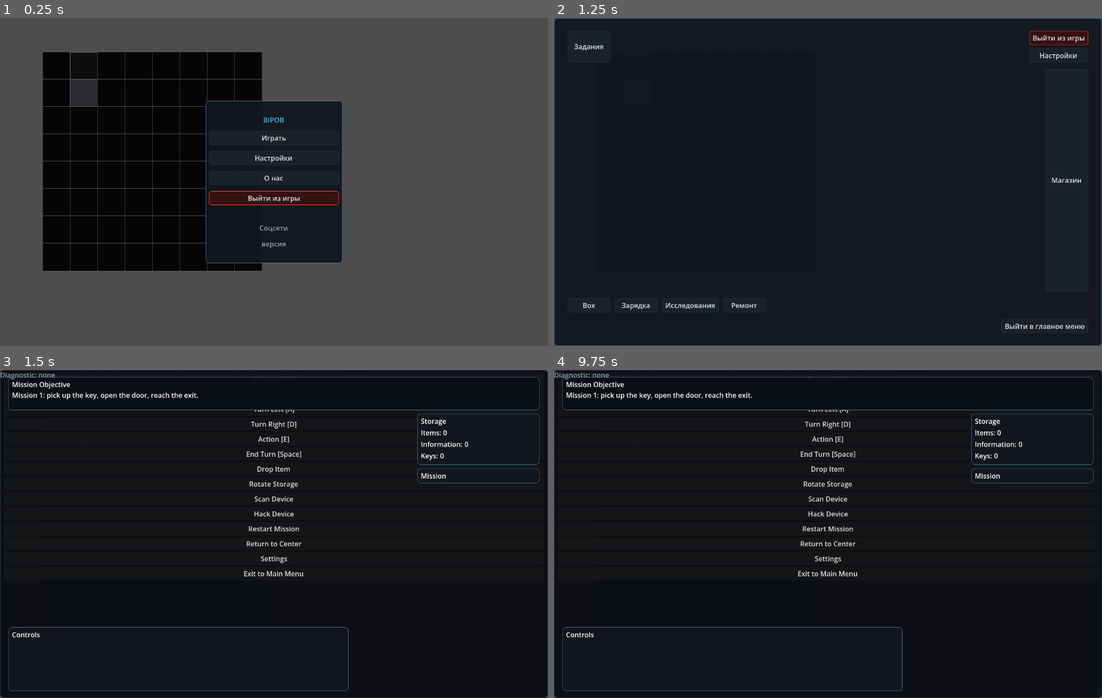
Above: before the commit, frames 1-4 (two rows, left to right).
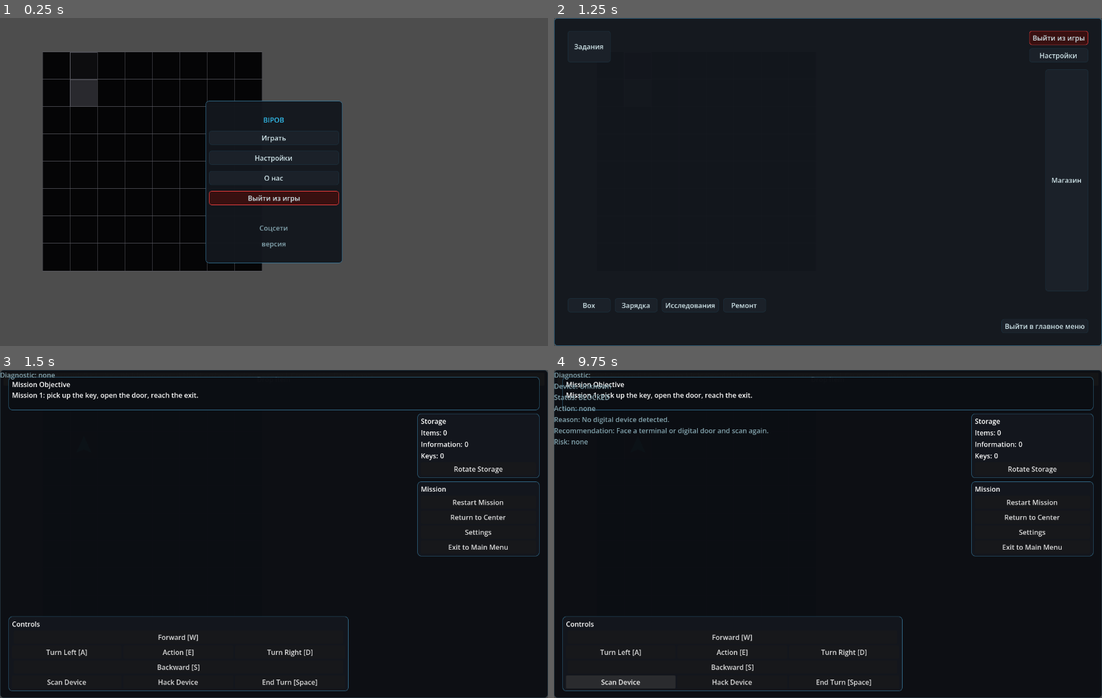
Above: after the commit, the same moments.

Repository: JUSTConnect/bibop
Game: Godot game, scene res://scenes/main.tscn
Same seed, same stepped clock (60 frames per second), same inputs: the game is played once before the commit and once after it.
Inputs:
- Up to frame 1 (0.25 s): no input
- Up to frame 2 (1.25 s): click "Играть" at 0.5 s
- Up to frame 3 (1.5 s): click "Задания" at 1.25 s
- Up to frame 4 (9.75 s): click "Restart Mission" at 2 s; click "Restart Mission" at 2.75 s; click "Restart Mission" at 3.5 s; click "Forward [W]" at 4.25 s; click "Drop Item" at 5 s; click "Rotate Storage" at 5.75 s; click "Turn Left [A]" at 6.5 s; click "Turn Right [D]" at 7.25 s; click "Action [E]" at 8 s; click "End Turn [Space]" at 8.75 s; click "Scan Device" at 9.5 s

Frames 1-2 are identical in both runs. In frame 3, 2.6% of the frame differs, in the area x 1-99%, y 12-97%; in frame 4, 3.4%, in the area x 0-99%, y 1-97%.

Commit message:
Fix runtime HUD button reparent crashes

Diff:
--- a/scripts/ui/game_ui.gd
+++ b/scripts/ui/game_ui.gd
@@ -2962,6 +2962,17 @@
 	return 190.0
 
 
+func _safe_reparent_control(control: Control, new_parent: Node) -> void:
+	if control == null or new_parent == null:
+		return
+	var current_parent: Node = control.get_parent()
+	if current_parent == new_parent:
+		return
+	if current_parent != null:
+		current_parent.remove_child(control)
+	new_parent.add_child(control)
+
+
 func _apply_runtime_hud_layout() -> void:
 	if command_panel == null:
 		return
@@ -3061,7 +3072,7 @@
 	storage_vbox.add_child(rotate_row)
 	if rotate_storage_button != null:
 		rotate_storage_button.text = "Rotate Storage"
-		rotate_row.add_child(rotate_storage_button)
+		_safe_reparent_control(rotate_storage_button, rotate_row)
 
 	var mission_panel := PanelContainer.new()
 	mission_panel.size_flags_horizontal = Control.SIZE_EXPAND_FILL
@@ -3071,12 +3082,15 @@
 	mission_vbox.add_theme_constant_override("separation", 4)
 	mission_panel.add_child(mission_vbox)
 	var mission_title := Label.new(); mission_title.text = "Mission"; mission_vbox.add_child(mission_title)
-	if restart_mission_button != null: mission_vbox.add_child(restart_mission_button)
+	if restart_mission_button != null:
+		_safe_reparent_control(restart_mission_button, mission_vbox)
 	if return_to_box_button != null:
 		return_to_box_button.text = "Return to Center"
-		mission_vbox.add_child(return_to_box_button)
-	if settings_button != null: mission_vbox.add_child(settings_button)
-	if exit_main_menu_button != null: mission_vbox.add_child(exit_main_menu_button)
+		_safe_reparent_control(return_to_box_button, mission_vbox)
+	if settings_button != null:
+		_safe_reparent_control(settings_button, mission_vbox)
+	if exit_main_menu_button != null:
+		_safe_reparent_control(exit_main_menu_button, mission_vbox)
 
 	var bottom_row := HBoxContainer.new()
 	bottom_row.size_flags_horizontal = Control.SIZE_EXPAND_FILL
@@ -3091,20 +3105,28 @@
 	var controls_title := Label.new(); controls_title.text = "Controls"; controls_vbox.add_child(controls_title)
 	var row_f := HBoxContainer.new(); controls_vbox.add_child(row_f)
 	row_f.add_child(Control.new())
-	if move_forward_button != null: row_f.add_child(move_forward_button)
+	if move_forward_button != null:
+		_safe_reparent_control(move_forward_button, row_f)
 	row_f.add_child(Control.new())
 	var row_m := HBoxContainer.new(); row_m.add_theme_constant_override("separation", 4); controls_vbox.add_child(row_m)
-	if turn_left_button != null: row_m.add_child(turn_left_button)
-	if interact_button != null: row_m.add_child(interact_button)
-	if turn_right_button != null: row_m.add_child(turn_right_button)
+	if turn_left_button != null:
+		_safe_reparent_control(turn_left_button, row_m)
+	if interact_button != null:
+		_safe_reparent_control(interact_button, row_m)
+	if turn_right_button != null:
+		_safe_reparent_control(turn_right_button, row_m)
 	var row_b := HBoxContainer.new(); controls_vbox.add_child(row_b)
 	row_b.add_child(Control.new())
-	if move_backward_button != null: row_b.add_child(move_backward_button)
+	if move_backward_button != null:
+		_safe_reparent_control(move_backward_button, row_b)
 	row_b.add_child(Control.new())
 	var row_s := HBoxContainer.new(); row_s.add_theme_constant_override("separation", 4); controls_vbox.add_child(row_s)
-	if scan_device_button != null: row_s.add_child(scan_device_button)
-	if hack_device_button != null: row_s.add_child(hack_device_button)
-	if end_turn_button != null: row_s.add_child(end_turn_button)
+	if scan_device_button != null:
+		_safe_reparent_control(scan_device_button, row_s)
+	if hack_device_button != null:
+		_safe_reparent_control(hack_device_button, row_s)
+	if end_turn_button != null:
+		_safe_reparent_control(end_turn_button, row_s)
 	var spacer := Control.new(); spacer.size_flags_horizontal = Control.SIZE_EXPAND_FILL; bottom_row.add_child(spacer)
 
 	for button in [move_forward_button, move_backward_button, turn_left_button, turn_right_button, interact_button, scan_device_button, hack_device_button, end_turn_button, rotate_storage_button, restart_mission_button, return_to_box_button, settings_button, exit_main_menu_button]:
